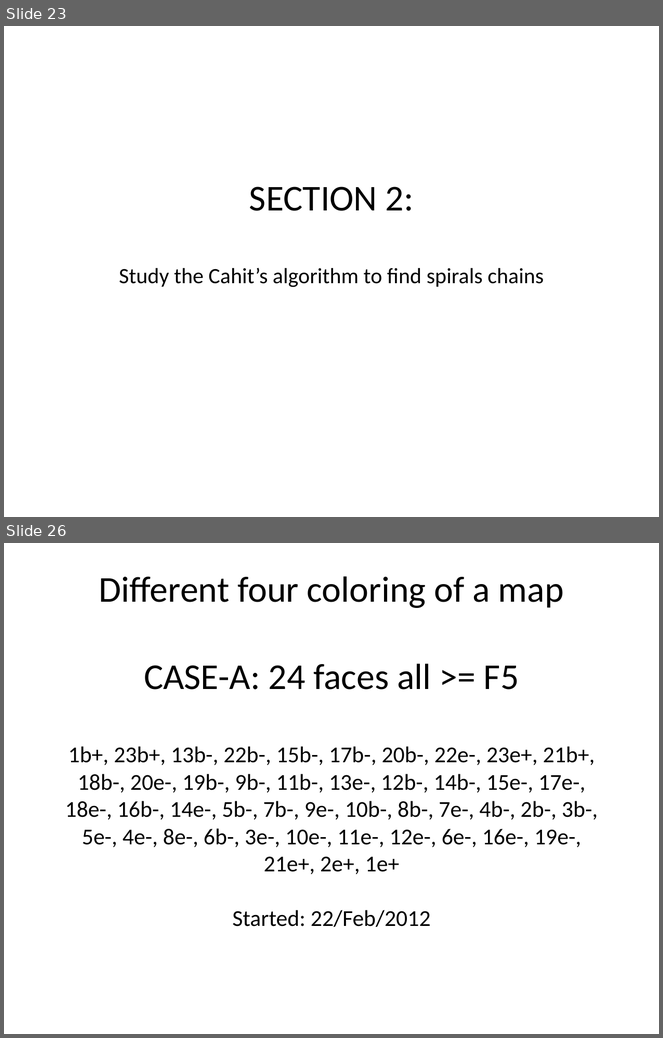
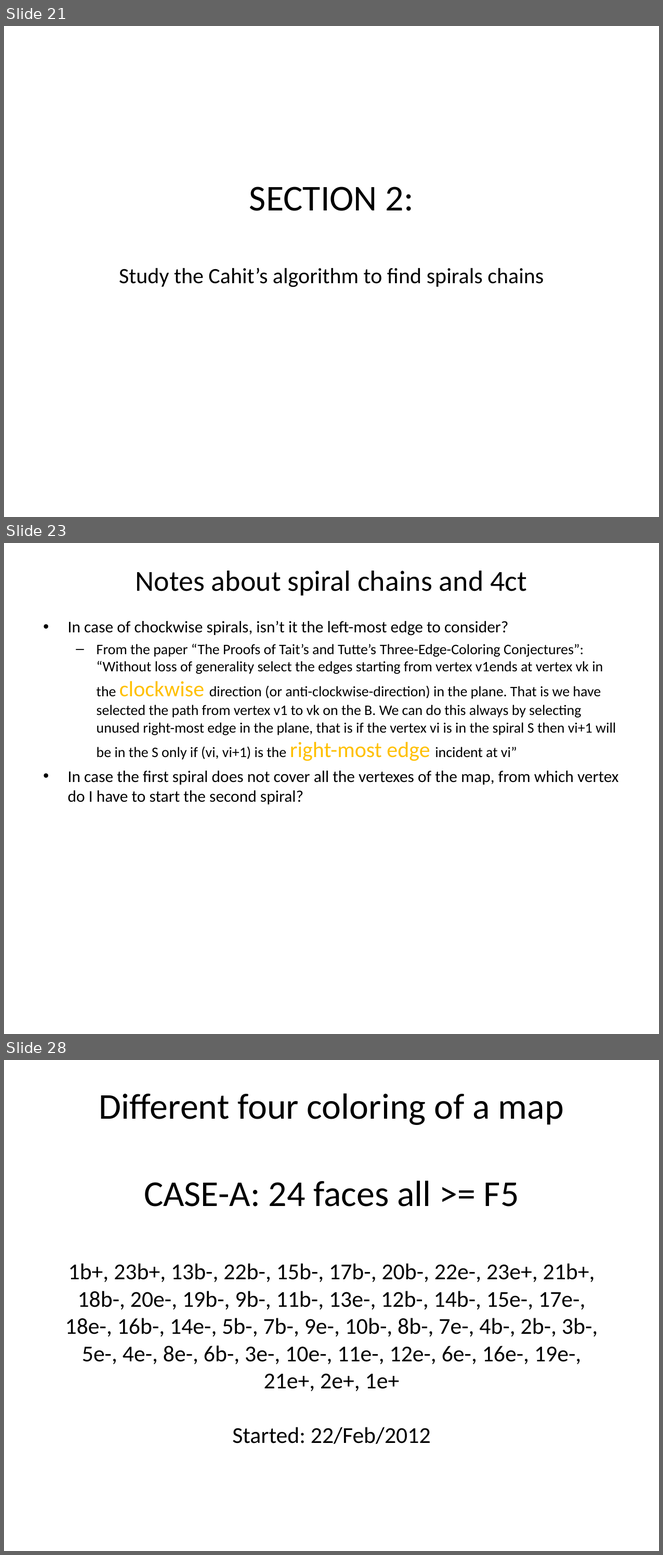
Before and after one commit to stefanutti/maps-coloring-java, a slide deck: ct/ct-docs/cahit-spiral-chains/spiral-chains.ppt. Shown one above the other, each under a label of ours: slides 23 and 26 before the commit, slides 21, 23 and 28 after it; the slides between them are not shown. The pictures are 663x1038 and 663x1555 pixels, drawn with LibreOffice and Linux fonts; fonts in the diff are those of the drawing. Boxes give left, top, right and bottom in pixels: in the first picture for what was removed or moved away, otherwise in the second. Text is boxed around its words. In the diff, an @@ line names an element or a change of style, - is before the commit and + after.

Commit message:
Some updates about Cahit spiral chains.

```diff
--- a/ct/ct-docs/cahit-spiral-chains/spiral-chains.ppt
+++ b/ct/ct-docs/cahit-spiral-chains/spiral-chains.ppt
@@ slide 23 added at bbox=[4, 543, 659, 1034], background #FFFFFF @@
@@ title added at bbox=[136, 571, 527, 596], 32 pt, text #000000 @@
+Notes about spiral chains and 4ct
@@ text added at bbox=[68, 621, 619, 805], 16 pt, text #000000 @@
+• In case of chockwise spirals, isn’t it the left-most edge to consider?
+  – From the paper “The Proofs of Tait’s and Tutte’s Three-Edge-Coloring Conjectures”: “Without loss of generality select the edges starting from vertex v1ends at vertex vk in the clockwise direction (or anti-clockwise-direction) in the plane. That is we have selected the path from vertex v1 to vk on the B. We can do this always by selecting unused right-most edge in the plane, that is if the vertex vi is in the spiral S then vi+1 will be in the S only if (vi, vi+1) is the right-most edge incident at vi”
+• In case the first spiral does not cover all the vertexes of the map, from which vertex do I have to start the second spiral?
@@ what was slide 23 is now slide 21 @@
@@ what was slide 26 is now slide 28 @@
```
Also in this commit, not shown: 8 slides changed, 2 other slides added, 1 slide removed, 10 other files.
